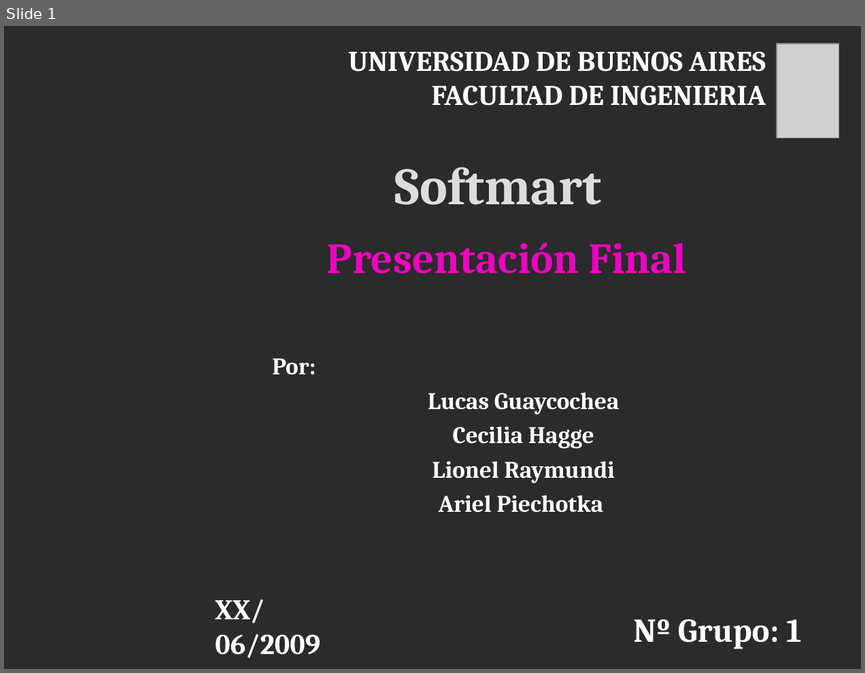
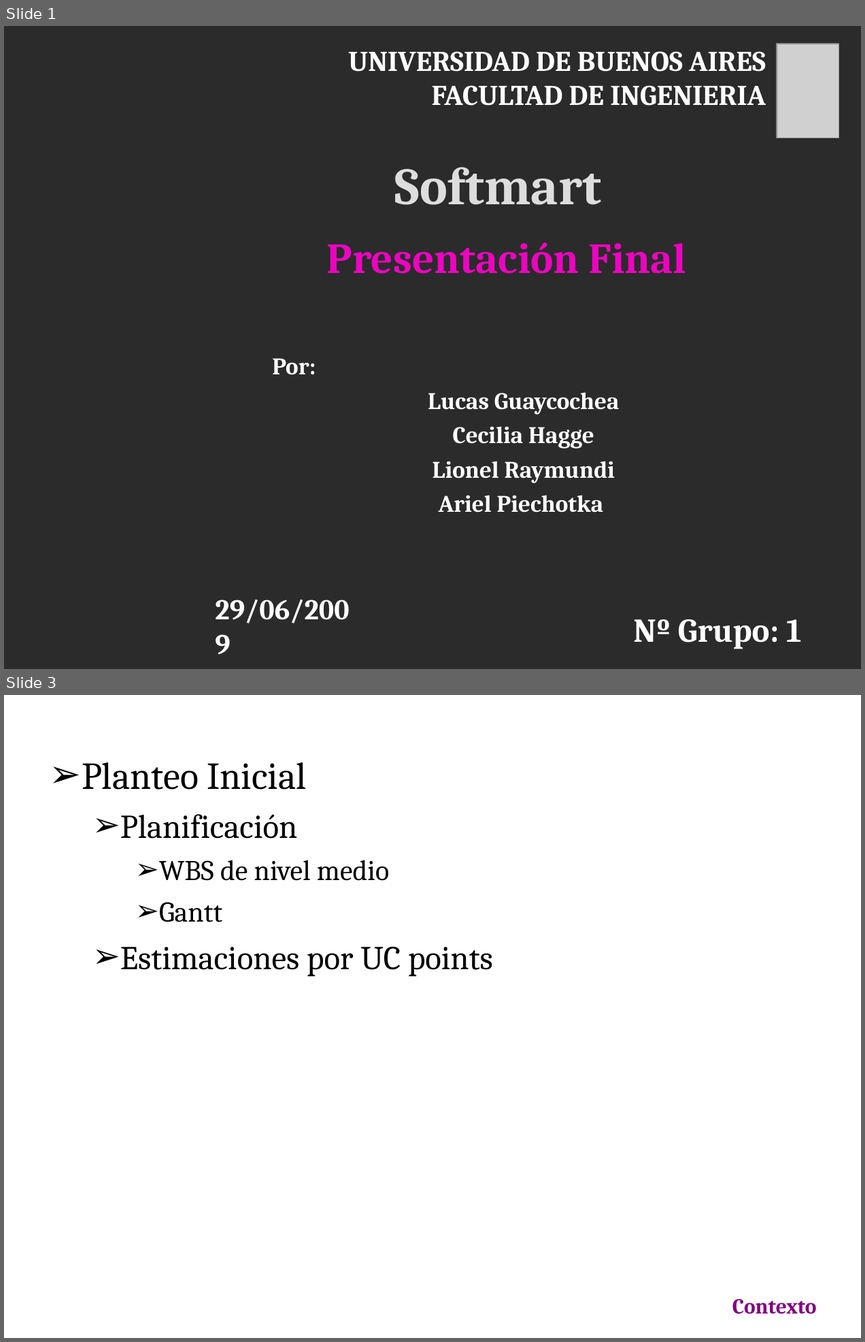
Before and after one commit to emmanuelfls371/softmart7547, a slide deck: docs/CarpetaEntrega/PresFinal.ppt. Shown one above the other, each under a label of ours: slide 1 before the commit, slides 1 and 3 after it; the slides between them are not shown. The pictures are 865x673 and 865x1342 pixels, drawn with LibreOffice and Linux fonts; fonts in the diff are those of the drawing; grey boxes stand for pictures; background and template pictures are left out; a plain dark background stands for a picture behind light text. Boxes give left, top, right and bottom in pixels: in the first picture for what was removed or moved away, otherwise in the second. Text is boxed around its words. In the diff, an @@ line names an element or a change of style, - is before the commit and + after.

```diff
--- a/docs/CarpetaEntrega/PresFinal.ppt
+++ b/docs/CarpetaEntrega/PresFinal.ppt
@@ slide 3 added at (4, 695, 861, 1338), background picture (left out) @@
@@ text added at (82, 762, 493, 977), 28 pt, text #000000 @@
+➢ Planteo Inicial
+  ➢ Planificación
+    ➢ WBS de nivel medio
+    ➢ Gantt
+  ➢ Estimaciones por UC points
@@ text added at (732, 1298, 817, 1314), 18 pt, text #800080, bold @@
+Contexto
@@ slide 1 changed as well @@
@@ text at (215, 599, 349, 623): text changed @@
-XX/06/2009
+29/06/2009
```
Also in this commit, not shown: 4 other slides changed, 15 other slides added, 1 slide removed, 3 other files.
